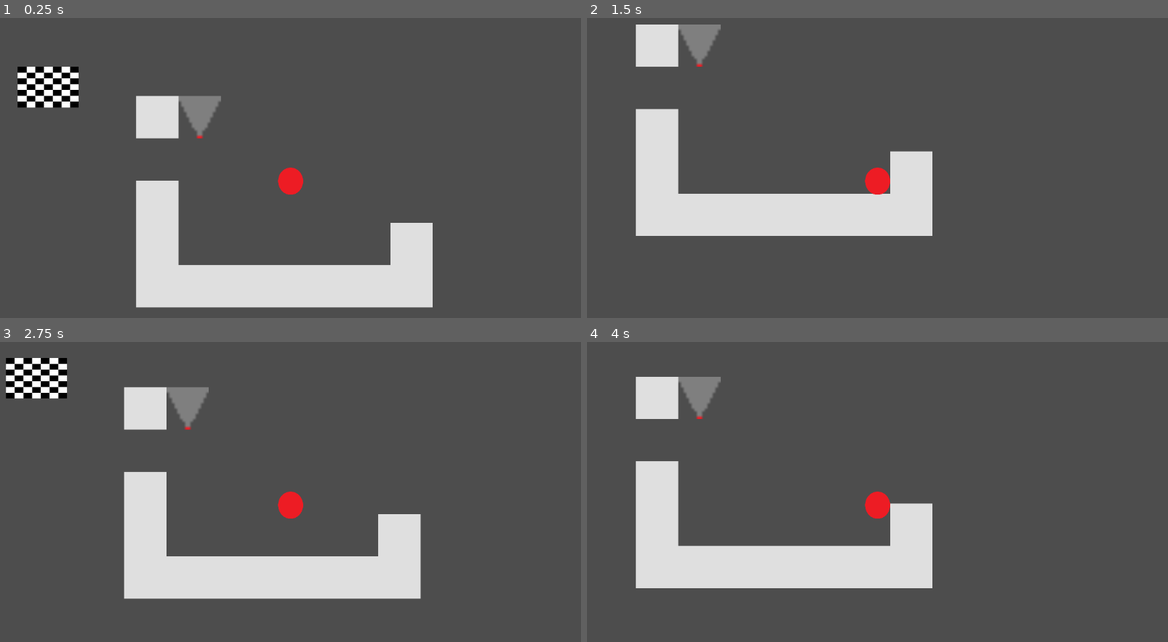
Above: before the commit, frames 1-4 (two rows, left to right).
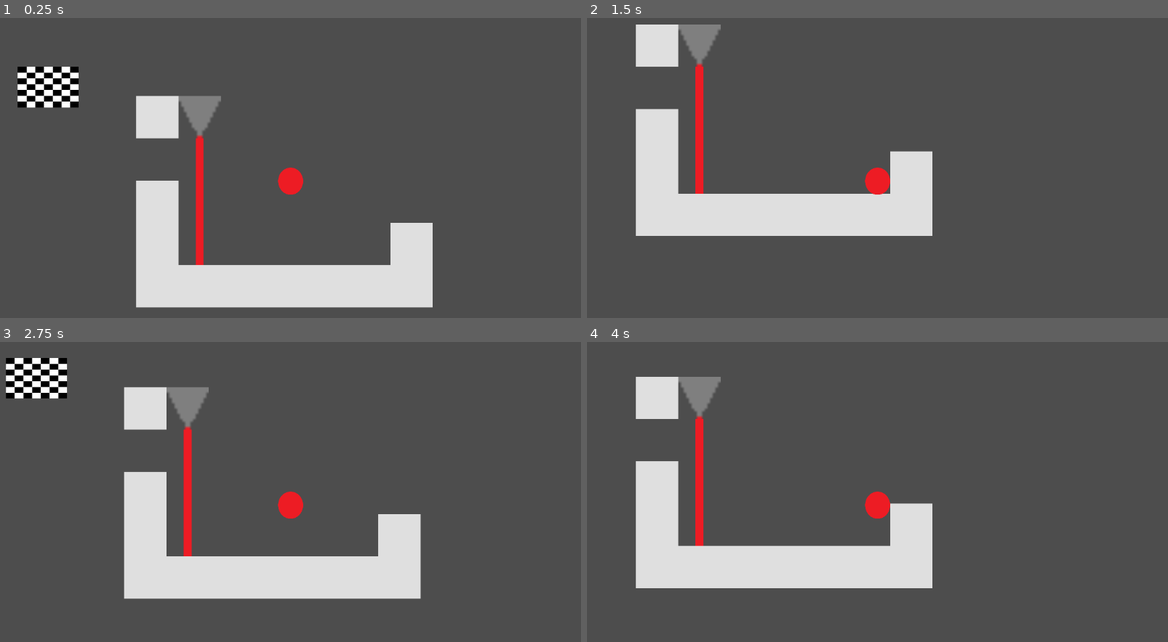
Above: after the commit, the same moments.

Repository: SomeFamousPerson/major-project
Game: Godot game, scene res://main.tscn
The game is run twice, just before and just after one commit, with the same random seed, the same clock (stepped at 60 frames per second) and the same inputs.
Inputs (mouse positions are in pixels of both pictures, inside the frame that each line leads up to):
- Up to frame 1 (0.25 s): no input
- Up to frame 2 (1.5 s): move the mouse to (1005, 165) at 0.52 s; hold D (right) from 0.53 s (still down); click (1005, 165) at 0.6 s; tap Space (jump) at 0.77 s; move the mouse to (912, 129) at 1.27 s; click (912, 129) at 1.35 s
- Up to frame 3 (2.75 s): tap Space (jump) at 1.52 s; move the mouse to (348, 432) at 2.02 s; release D (right) at 2.03 s; hold A (left) from 2.03 s (still down); click (348, 432) at 2.1 s
- Up to frame 4 (4 s): move the mouse to (848, 570) at 2.77 s; release A (left) at 2.78 s; hold D (right) from 2.78 s (still down); click (848, 570) at 2.85 s; tap Space (jump) at 3.02, 3.77 s; move the mouse to (1051, 555) at 3.52 s; click (1051, 555) at 3.6 s

The runs differ from the first frame. In frame 1, 0.6% of the frame differs, in the area x 33-36%, y 39-83%; in frame 2, 0.6%; in frame 3, 0.6%, in the area x 31-34%, y 29-72%; in frame 4, 0.6%.

Commit message:
laser tings

Diff:
--- a/laser_shooter.gd
+++ b/laser_shooter.gd
@@ -1,21 +1,20 @@
 extends StaticBody2D
 var world
 var laser = preload("res://laser.tscn")
-var RANGE = 10
+var RANGE = 4
 
 
-func _ready():
+func _physics_process(delta):
 	if Global.level == 0:
 		world =  %TileMap
 		#gets the tilemap grid position of the square the laser shooter is in
-		var cell = Vector2i(position)/world.tile_set.tile_size/Vector2i(world.scale)
-		var new_laser = laser.instantiate()
-		var atlas = Vector2i(world.get_cell_atlas_coords(0, cell))
-		for i in RANGE:
+		for i in RANGE-1:
+			var cell = Vector2i(position-Vector2((i+1)*14,0))/world.tile_set.tile_size/Vector2i(world.scale)
+			var atlas = Vector2i(world.get_cell_atlas_coords(0, cell))
 			if atlas == Vector2i(-1,-1):
+				var new_laser = laser.instantiate()
+				new_laser.position = cell+Vector2i(-1,(i+1)*16)
 				add_child(new_laser)
-				print(i)
-				new_laser.position = cell+Vector2i(-1,(i*16))
-#
-func _physics_process(delta):
-	pass
+				#print(i)
+			else:
+				print("abcdddd")
